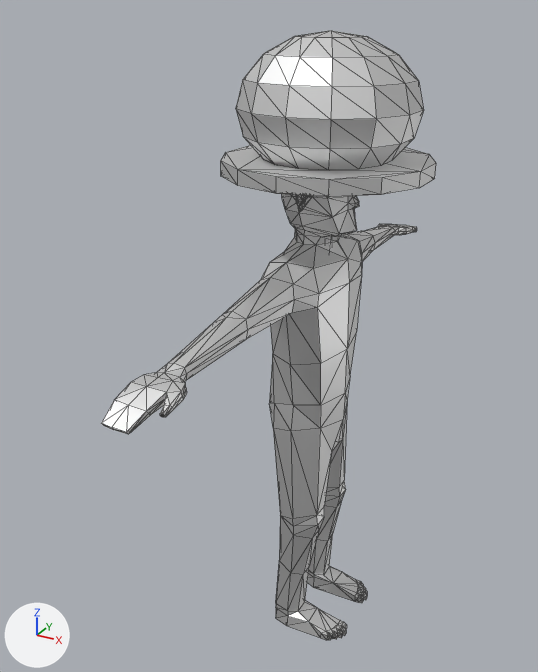
What one commit did to the glTF model assets/models/enemy.glb.
One viewpoint serves both versions: a 50 mm lens placed at (2.97, -6.43, 6.58), pointed at (-0.48, -0.15, 3.44). Lighting does not change. The marker at lower left points along +X, +Y and +Z. The older version comes first. Mesh edges are drawn as thin lines. Where no turn or scale is listed for an object, it has been applied to the vertices. Vertices at exactly the same position are counted once.

Before the edit, the objects in view are built like this:
```python
me_human_cylindermesh_003 = bpy.data.meshes.new('Human_CylinderMesh.003')
me_human_cylindermesh_003.from_pydata(...)  # 967 vertices, 1898 faces; spans x -0.92..1.02, y -2.95..2.95, z -0.02..6.4
me_human_cylindermesh_003.materials.append(mat_texture)  # white #e7e7e7
ob_enemy_mesh = bpy.data.objects.new('Enemy_Mesh', me_human_cylindermesh_003)
ob_enemy_mesh.location = (0.0, 0.0, 0.0)
```
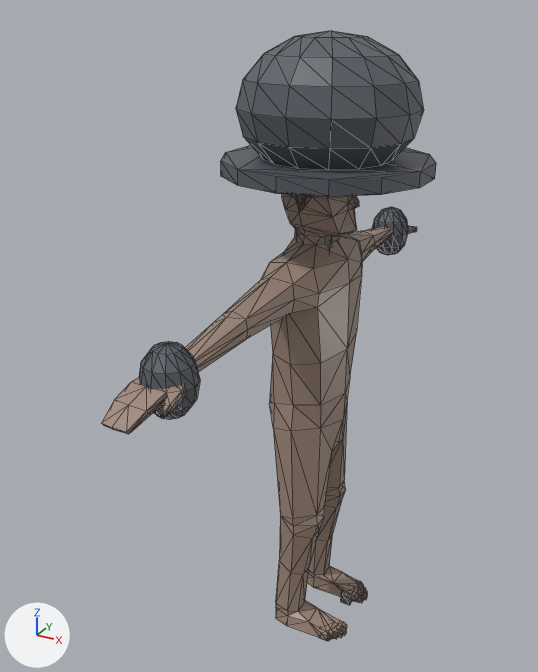
Boxes (x1, y1, x2, y2) around the edits, measured in the pictures (538 x 672 px):
part 1 of me_human_cylindermesh_003, added: after (372, 207, 408, 255)
part 2 of me_human_cylindermesh_003, added: after (139, 342, 200, 420)
part 3 of me_human_cylindermesh_003, added: after (341, 592, 352, 605)
part 4 of me_human_cylindermesh_003, recoloured (white to beige): (102, 194, 417, 641) in both
part 5 of me_human_cylindermesh_003, recoloured (white to dark grey): (221, 30, 436, 251) in both

What the commit changed:
Material 'Enemy_Fabric' (mat_enemy_fabric) is new.
Its base color is (0.1, 0.11, 0.13) (dark grey #595d65).
Its roughness is 0.4.
Material 'Enemy_Skin' (mat_enemy_skin) is new.
Its base color is (0.35, 0.25, 0.2) (beige #a0897c).
Its roughness is 0.4.
me_human_cylindermesh_003 is used by ob_enemy_mesh; location (0.0, 0.0, 0.0).
me_human_cylindermesh_003 had 967 vertices, 1898 faces and spanned x -0.92..1.02, y -2.95..2.95, z -0.02..6.4.
me_human_cylindermesh_003 now has 1107 vertices, 2162 faces and spans x -0.92..1.02, y -2.95..2.95, z -0.08..6.4.
me_human_cylindermesh_003 part 1: a new loose piece, a UV sphere (12 segments, 6 rings, poles along z) spanning x -0.36..0.11, y 2.13..2.6, z 3.68..4.31, in mat_enemy_fabric (dark grey #595d65).
me_human_cylindermesh_003 part 2: a new loose piece, a UV sphere (12 segments, 6 rings, poles along z) spanning x -0.36..0.11, y -2.6..-2.13, z 3.68..4.31, in mat_enemy_fabric (dark grey #595d65).
me_human_cylindermesh_003 part 3: a new loose piece, a box spanning x 0.33..0.45, y 0.2..0.37, z -0.08..0.06, in mat_enemy_fabric (dark grey #595d65).
me_human_cylindermesh_003 part 4: 1578 faces spanning x -0.44..0.61, y -2.95..2.95, z -0.02..5.52 switch from mat_texture (white #e7e7e7) to mat_enemy_skin (beige #a0897c).
me_human_cylindermesh_003 part 5: 320 faces spanning x -0.92..1.02, y -1.0..1.0, z 3.28..6.4 switch from mat_texture (white #e7e7e7) to mat_enemy_fabric (dark grey #595d65).
Other edits to the shape of me_human_cylindermesh_003 do not show in these pictures.
